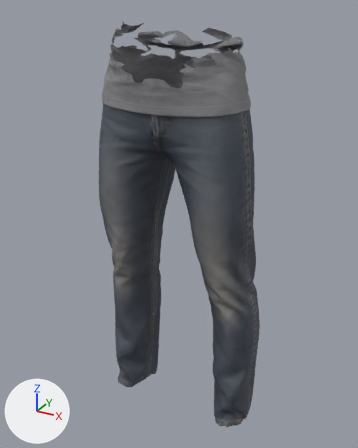
Two versions of the glTF model public/assets/characters/wear/jeans.glb, one commit apart.
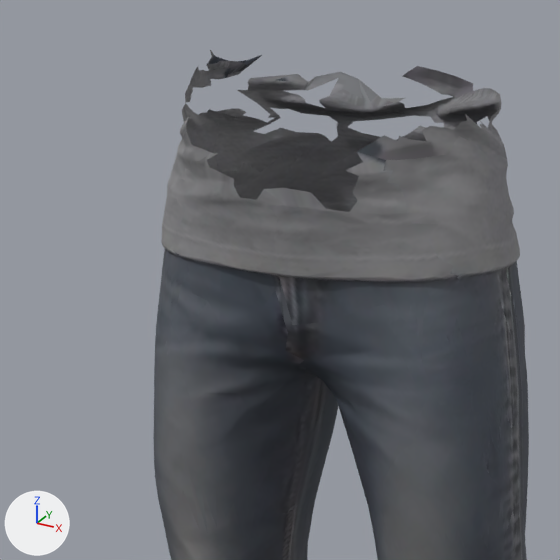
The first picture shows the older version from a 50 mm camera at (0.633, -1.103, 1.227) aimed at (-0.005, 0.056, 0.647). The close-ups show the older and then the newer version on the part from 10% to 75% of the width and 0% to 52% of the height of that picture. Only the edits that show in the close-ups are written down. The axes (+X, +Y, +Z) are drawn at lower left. The lights are the same throughout. Vertices at exactly the same position are counted once.

Objects in the first close-up: 'wear'.
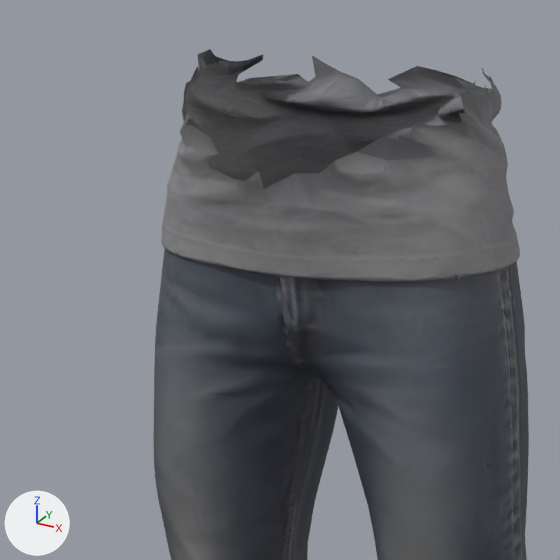
Pixel boxes [x1, y1, x2, y2] of what changed, in the close-ups (560 x 560 px):
'wear', reshaped
    before: [153, 50, 529, 560]
    after: [153, 49, 529, 560]
part 1 of me_wear, added
    after: [182, 49, 502, 212]

Edits to the bpy script that builds the scene:
```text
Change mat_wear_jeans:
    add n3 = _N.new('ShaderNodeMix'); n3.name = 'Mix'
    add n3.data_type = 'RGBA'
    add n3.blend_type = 'MULTIPLY'
    add n3.inputs[0].default_value = 1.0  # 'Factor'
    add n4 = _N.new('ShaderNodeVertexColor'); n4.name = 'Color Attribute'
    where n2 = _N.new('ShaderNodeTexImage'); n2.name = 'Image Texture'
    where n0 = _N.new('ShaderNodeBsdfPrincipled'); n0.name = 'Principled BSDF'
    remove _L.new(n2.outputs[0], n0.inputs[0])  # 'Color' to 'Base Color'
    add _L.new(n3.outputs[2], n0.inputs[0])  # 'Result' to 'Base Color'
    add _L.new(n4.outputs[0], n3.inputs[7])  # 'Color' to 'B'
    add _L.new(n2.outputs[0], n3.inputs[6])  # 'Color' to 'A'
Change me_wear:
    used by ob_wear; location = (0.0, 0.0, 0.0)
    remove me_wear.from_pydata(...)  # 4743 vertices, 9168 faces; spans x -0.244..0.248, y -0.107..0.17, z -0.011..1.193
    add me_wear.from_pydata(...)  # 4999 vertices, 9771 faces; spans x -0.244..0.248, y -0.107..0.17, z -0.011..1.193
    me_wear part 1: 167 vertices added at x -0.165..0.165, y -0.106..0.161, z 1.061..1.189
    other edits to the shape of me_wear do not show in these pictures
```
